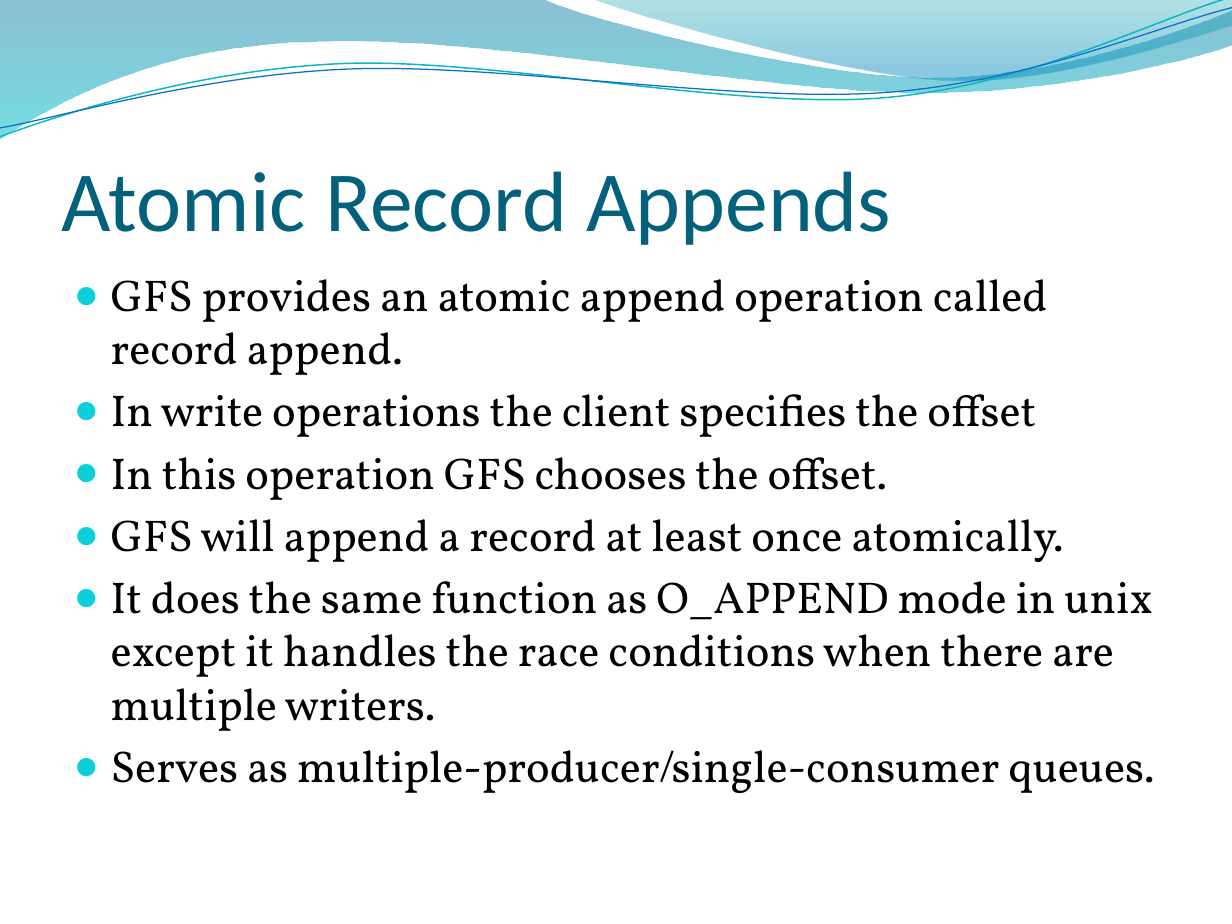
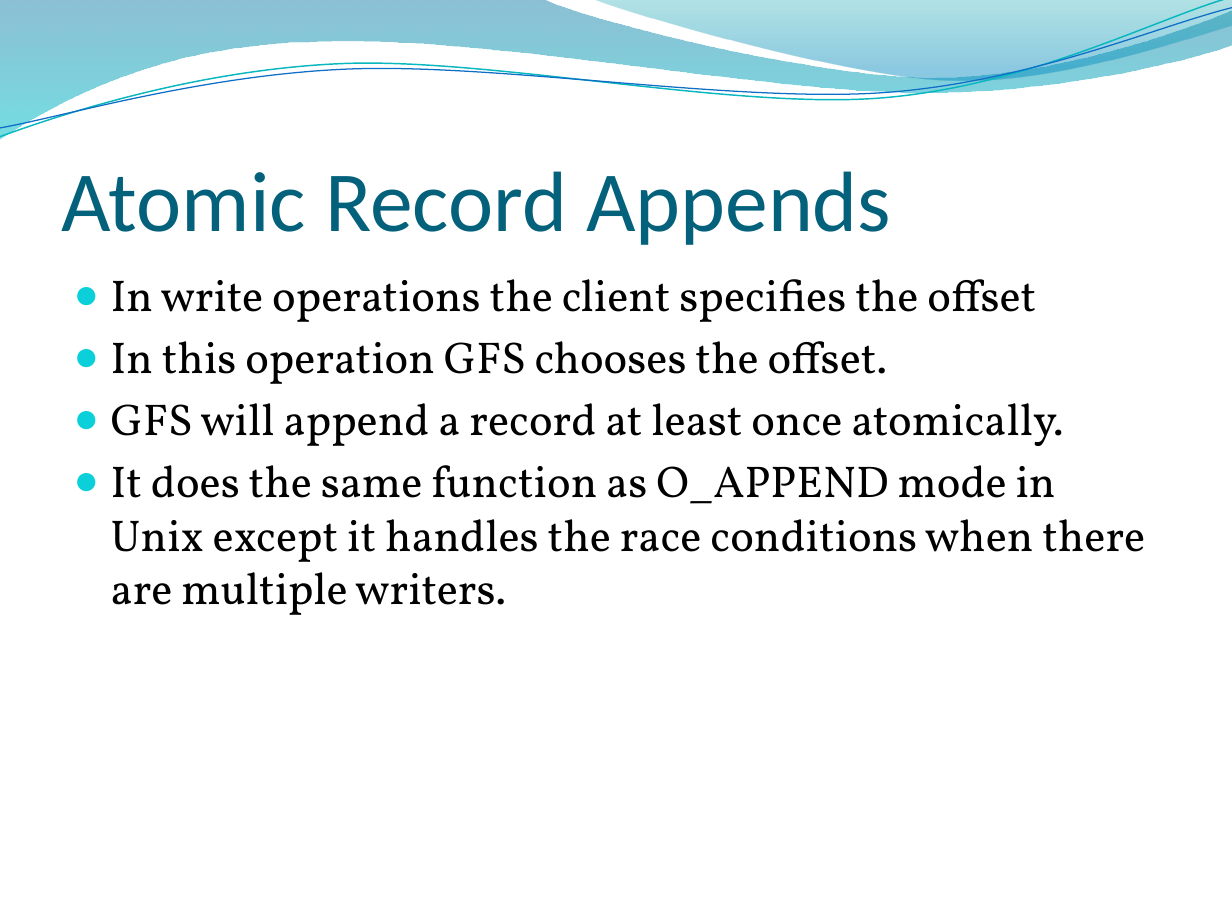
Before and after one commit to edvelezg/unb-os, a slide deck: slide 29 of google-fs/google-fs.pptx. Drawn at 1232x924 pixels with LibreOffice and Linux fonts; fonts in the diff are those of the drawing; background and template pictures are left out. Boxes give left, top, right and bottom in pixels: in the first picture for what was removed or moved away, otherwise in the second. Text is boxed around its words. In the diff, an @@ line names an element or a change of style, - is before the commit and + after.

```diff
--- a/google-fs/google-fs.pptx
+++ b/google-fs/google-fs.pptx
@@ text at (111,279,1048,375): paragraph removed @@
-● GFS provides an atomic append operation called record append.
@@ text at (111,465,1145,615): text changed @@
-● It does the same function as O_APPEND mode in unix except it handles the race conditions when there are multiple writers.
-● Serves as multiple-producer/single-consumer queues.
+● It does the same function as O_APPEND mode in Unix except it handles the race conditions when there are multiple writers.
```
Also in this commit, not shown: 12 other slides changed, 2 slides added, 4 slides removed.
